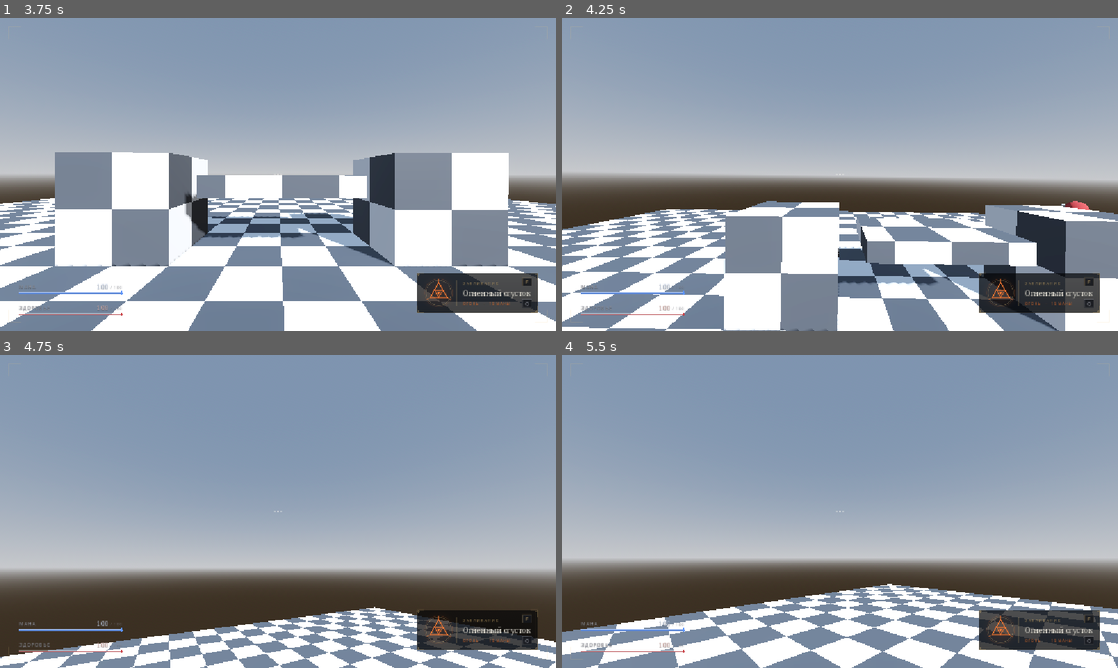
Above: before the commit, frames 1-4 (two rows, left to right).
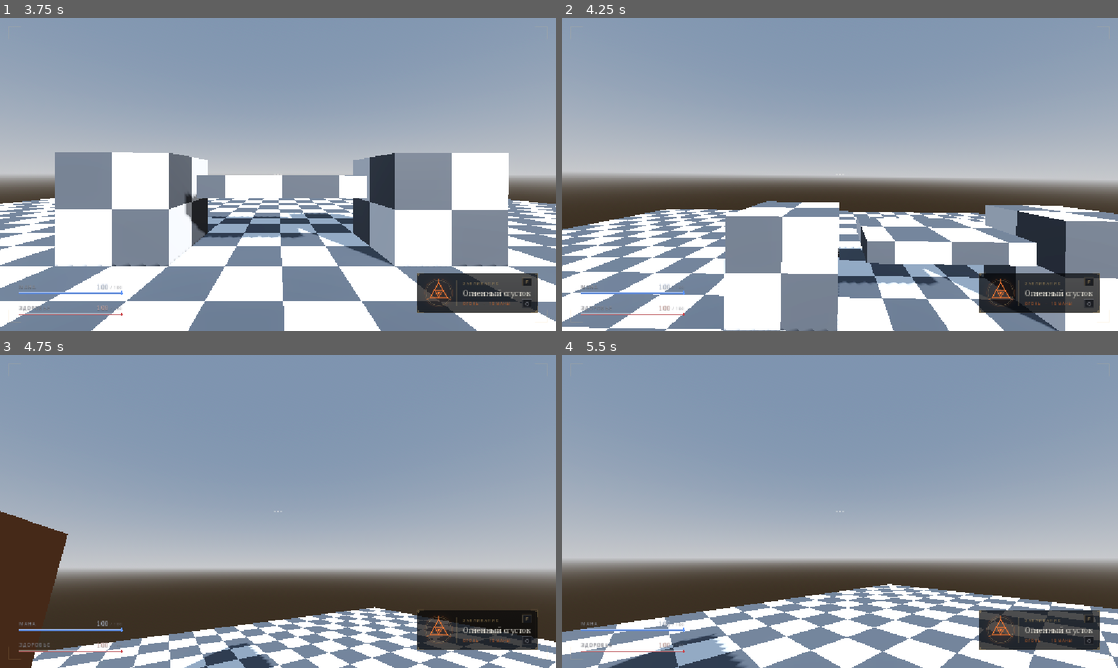
Above: after the commit, the same moments.

Repository: Tunwell1/test-game
Game: Godot game, scene res://main.tscn
The game is run twice, just before and just after one commit, with the same random seed, the same clock (stepped at 60 frames per second) and the same inputs.
Inputs (mouse positions are in pixels of both pictures, inside the frame that each line leads up to):
- Up to frame 1 (3.75 s): tap Enter at 0.5 s; move the mouse to (400, 158) at 0.52 s; hold D (move_right) 0.53-1.28 s; tap F (cast_spell) at 0.6 s; click (400, 158) at 0.67 s; tap Space (jump) at 0.77, 1.52, 3.02, 3.5 s; move the mouse to (166, 190) at 1.27 s; hold S (move_back) 1.28-2.03 s; tap Ctrl (crouch) at 1.35 s; move the mouse to (333, 105) at 2.02 s; hold D (move_right) 2.03-2.78 s; tap E (interact) at 2.1 s; move the mouse to (250, 237) at 2.77 s; hold W (move_forward) 2.78-3.53 s; tap Q (next_spell) at 2.85 s; click (250, 237) at 2.92 s; move the mouse to (444, 221) at 3.52 s; hold A (move_left) from 3.53 s (still down); tap 1 (pick_school_1) at 3.6 s
- Up to frame 2 (4.25 s): keep holding A (move_left); tap Space (jump) at 3.77 s
- Up to frame 3 (4.75 s): move the mouse to (233, 508) at 4.27 s; release A (move_left) at 4.28 s; hold W (move_forward) from 4.28 s (still down); tap 2 (pick_school_2) at 4.35 s; tap Space (jump) at 4.52 s
- Up to frame 4 (5.5 s): keep holding W (move_forward); move the mouse to (845, 511) at 5.02 s; tap 3 (pick_school_3) at 5.1 s; click (845, 511) at 5.17 s

Frame 1 is identical in both runs. In frame 2, less than 0.1% of the frame differs, in the area x 89-95%, y 58-62%; in frame 3, 3.6%, in the area x 0-50%, y 49-100%; in frame 4, 1.4%.

Commit message:
Add scaled wall model with collision

Diff:
--- /dev/null
+++ b/Models/Wall_with_collision.tscn
@@ -0,0 +1,14 @@
+[gd_scene load_steps=3 format=3]
+
+[ext_resource type="PackedScene" path="res://Models/Wall.glb" id="1_model"]
+
+[sub_resource type="BoxShape3D" id="BoxShape3D_wall"]
+size = Vector3(6, 5.6, 0.8)
+
+[node name="Wall" type="StaticBody3D"]
+
+[node name="ImportedModel" parent="." instance=ExtResource("1_model")]
+
+[node name="CollisionShape3D" type="CollisionShape3D" parent="."]
+position = Vector3(0, 3, -0.05)
+shape = SubResource("BoxShape3D_wall")
--- a/main.tscn
+++ b/main.tscn
@@ -3,8 +3,8 @@
 [ext_resource type="Material" uid="uid://bi7gbvjcc7sbo" path="res://materials/checkerboard_mat.tres" id="1_mat"]
 [ext_resource type="PackedScene" uid="uid://bhi4jx35v07ov" path="res://player.tscn" id="2_player"]
 [ext_resource type="Script" uid="uid://cwgtp0lhnuofk" path="res://Interactable.gd" id="3_interact"]
-[ext_resource type="Script" uid="uid://b1x4r37k0c073" path="res://enemy.gd" id="4_enemy"]
 [ext_resource type="Script" uid="uid://cnjr2p75ao1pj" path="res://enemy_health_overlay.gd" id="5_overlay"]
+[ext_resource type="PackedScene" path="res://Models/Wall_with_collision.tscn" id="6_7mycd"]
 
 [sub_resource type="ProceduralSkyMaterial" id="ProceduralSkyMaterial_1"]
 sky_horizon_color = Color(0.64625, 0.65575, 0.67075, 1)
@@ -55,16 +55,6 @@
 [node name="DirectionalLight3D" type="DirectionalLight3D" parent="." unique_id=319603576]
 transform = Transform3D(0.866025, -0.25, 0.433013, 0, 0.866025, 0.5, -0.5, -0.433013, 0.75, 0, 10, 0)
 shadow_enabled = true
-
-[node name="EnemyA" type="CharacterBody3D" parent="." unique_id=1147502110]
-transform = Transform3D(1, 0, 0, 0, 1, 0, 0, 0, 1, -8, 0.1, 6)
-script = ExtResource("4_enemy")
-patrol_offsets = Array[Vector3]([Vector3(0, 0, 0), Vector3(6, 0, 0)])
-
-[node name="EnemyB" type="CharacterBody3D" parent="." unique_id=1584138069]
-transform = Transform3D(1, 0, 0, 0, 1, 0, 0, 0, 1, 8, 0.1, -8)
-script = ExtResource("4_enemy")
-patrol_offsets = Array[Vector3]([Vector3(0, 0, 0), Vector3(0, 0, 6), Vector3(-5, 0, 6)])
 
 [node name="Player" parent="." unique_id=541604900 instance=ExtResource("2_player")]
 transform = Transform3D(1, 0, 0, 0, 1, 0, 0, 0, 1, 0, 0.1, 0)
@@ -138,3 +128,6 @@
 
 [node name="EnemyHealthOverlay" type="CanvasLayer" parent="." unique_id=1864914020]
 script = ExtResource("5_overlay")
+
+[node name="Wall" parent="." unique_id=929803202 instance=ExtResource("6_7mycd")]
+transform = Transform3D(0.6, 0, 0, 0, 0.6, 0, 0, 0, 0.6, -7.3888865, 0, 1.6779308)
Binary file added: Models/Wall.glb
Not shown, added: Models/Wall.glb.import
